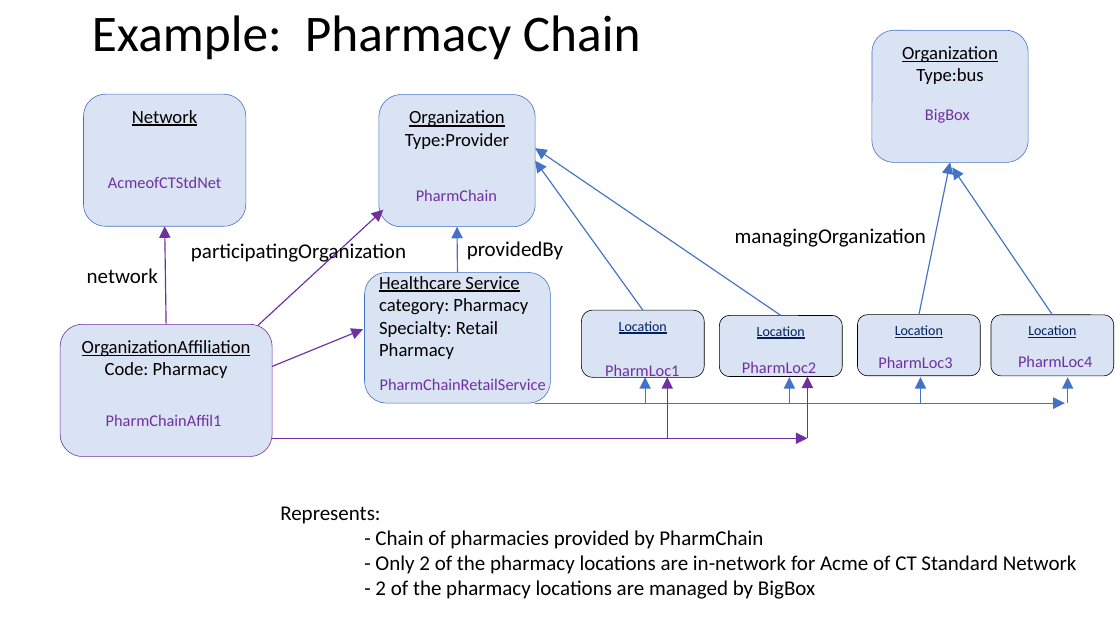
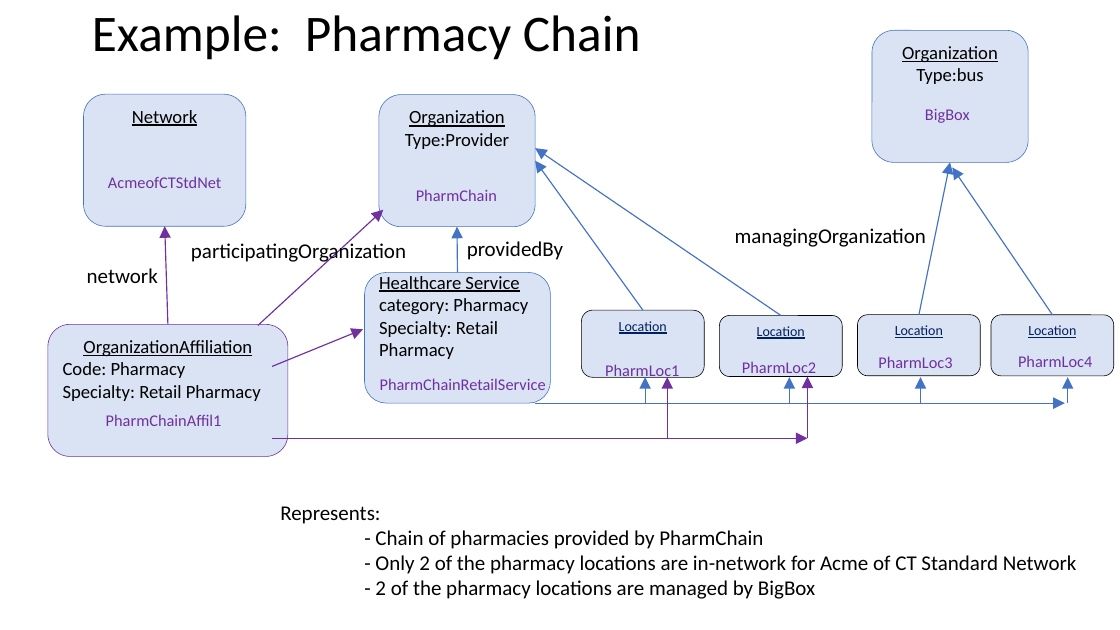
Before and after one commit to HL7/davinci-pdex-plan-net, a slide deck: slide 7 of fsh/ig-data/input/images/patterns.pptx. Drawn at 1120x630 pixels with LibreOffice and Linux fonts; fonts in the diff are those of the drawing. Boxes give left, top, right and bottom in pixels: in the first picture for what was removed or moved away, otherwise in the second. Text is boxed around its words. In the diff, an @@ line names an element or a change of style, - is before the commit and + after.

```diff
--- a/fsh/ig-data/input/images/patterns.pptx
+++ b/fsh/ig-data/input/images/patterns.pptx
@@ rounded rectangle "OrganizationAffiliation": place and size @@
-rounded rectangle "OrganizationAffiliation" at (60,324,272,456)
+rounded rectangle "OrganizationAffiliation" at (48,324,288,456)
@@ text in rounded rectangle at (63,362,261,401): text changed @@
-Code: Pharmacy
+Code: Pharmacy
+Specialty: Retail Pharmacy
```
Also in this commit, not shown: 2 other slides changed, 1 other file.
